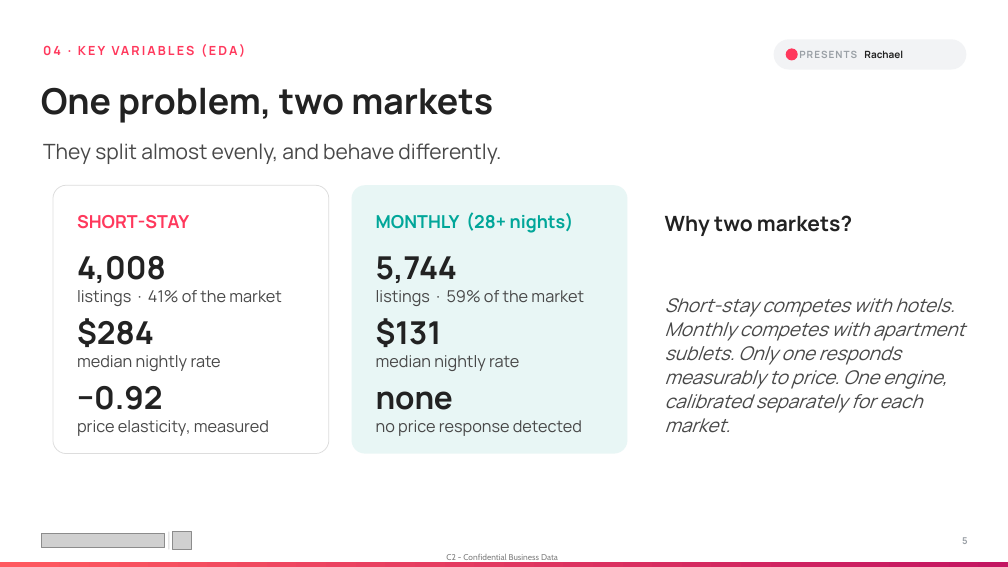
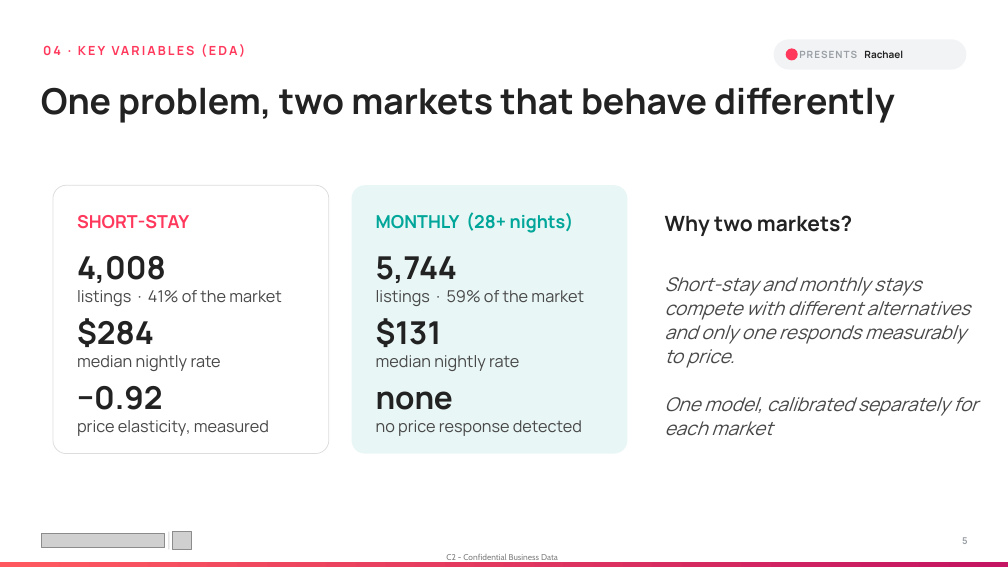
Before and after one commit to mkdn007/Cornell-Airbnb-Capstone, a slide deck: slide 5 of Airbnb Pricing Deck.pptx. Drawn at 1008x567 pixels with LibreOffice and Linux fonts; fonts in the diff are those of the drawing; grey boxes stand for pictures. Boxes give left, top, right and bottom in pixels: in the first picture for what was removed or moved away, otherwise in the second. Text is boxed around its words. In the diff, an @@ line names an element or a change of style, - is before the commit and + after.

```diff
--- a/Airbnb Pricing Deck.pptx
+++ b/Airbnb Pricing Deck.pptx
@@ text at bbox=[41, 87, 895, 123]: text changed @@
-One problem, two markets
+One problem, two markets that behave differently
@@ text removed at bbox=[43, 143, 501, 164] @@
-They split almost evenly, and behave differently.
@@ text at bbox=[665, 277, 977, 436]: text changed @@
-Short-stay competes with hotels. Monthly competes with apartment sublets. Only one responds measurably to price. One engine, calibrated separately for each market.
+Short-stay and monthly stays compete with different alternatives and only one responds measurably to price.
+One model, calibrated separately for each market
```
Also in this commit, not shown: 2 other slides changed.
